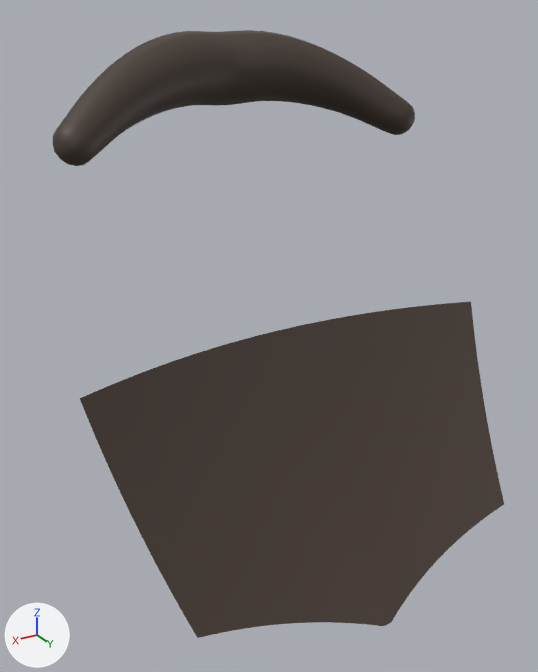
Renders of the glTF model Art/Characters/SK_Face_Goatee.glb from each side of a commit.
Both versions are drawn from a 50 mm camera at (0.147, -0.023, 1.468) aimed at (0.008, -0.253, 1.352). Every picture has the same lights, and +X, +Y and +Z are marked at lower left. The picture after the commit comes second.

Before the edit, the objects in view are built like this:
```python
me_sk_face_goatee = bpy.data.meshes.new('SK_Face_Goatee')
me_sk_face_goatee.from_pydata(...)  # 824 vertices, 1550 faces; spans x -0.088..0.088, y -0.319..-0.182, z 1.261..1.462
me_sk_face_goatee.materials.append(mat_m_hair)  # brown #453830
ob_sk_face_goatee = bpy.data.objects.new('SK_Face_Goatee', me_sk_face_goatee)
ob_sk_face_goatee.location = (0.0, 0.0, 0.0)
```
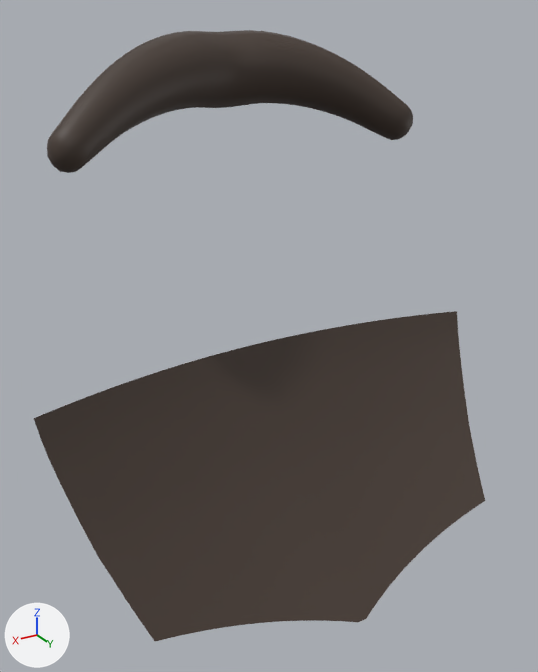
The newer file adds a shape key; the second version is drawn at full value of the shape key 'Jaw_Strong' of 'SK_Face_Goatee', and the change is written as the vertex moves it makes.

Edits to the bpy script that builds the scene:
```text
Change me_sk_face_goatee:
    used by ob_sk_face_goatee; location = (0.0, 0.0, 0.0)
    remove me_sk_face_goatee.from_pydata(...)  # 824 vertices, 1550 faces; spans x -0.088..0.088, y -0.319..-0.182, z 1.261..1.462
    add me_sk_face_goatee.from_pydata(...)  # 824 vertices, 1550 faces; spans x -0.1..0.1, y -0.319..-0.197, z 1.251..1.462
    me_sk_face_goatee part 1: the loose piece of 392 vertices spanning x -0.078..0.078, y -0.319..-0.271, z 1.421..1.462 is multiplied about its middle by the matrix ((1.014, 0.0, 0.0), (0.0, 0.992, 0.091), (0.0, -0.006, 1.064)), then moved by (0.0, -0.001, -0.001)
    me_sk_face_goatee part 2: 432 of 824 vertices moved; they spanned x -0.088..0.088, y -0.257..-0.182, z 1.261..1.352 and now span x -0.1..0.1, y -0.276..-0.197, z 1.251..1.339; mean shift (0.0, -0.019, -0.013); largest move (0.084, -0.231, 1.332) -> (0.096, -0.251, 1.318)
```

Changed parts and their boxes [x1, y1, x2, y2] in the pictures (538 x 672 px; the box of a moved part takes in the faces that stretch with it):
'SK_Face_Goatee', reshaped: before [53, 30, 504, 638]; after [34, 30, 485, 641]
part 1 of me_sk_face_goatee, moved or reshaped: before [53, 30, 415, 166]; after [47, 30, 413, 173]
part 2 of me_sk_face_goatee, moved or reshaped: before [80, 302, 504, 638]; after [34, 311, 485, 641]
